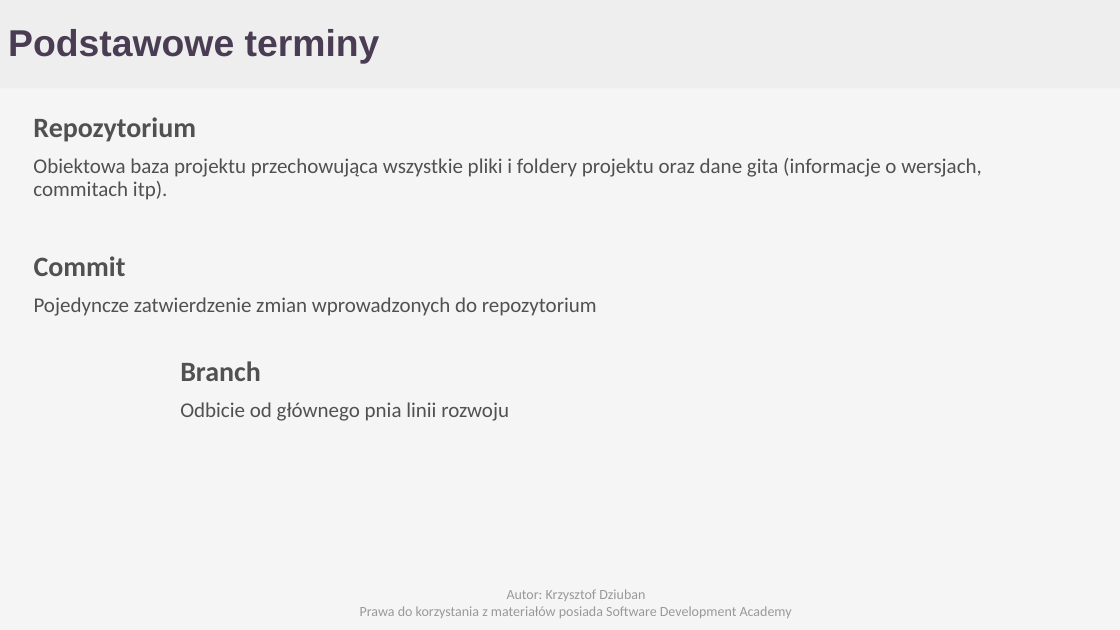
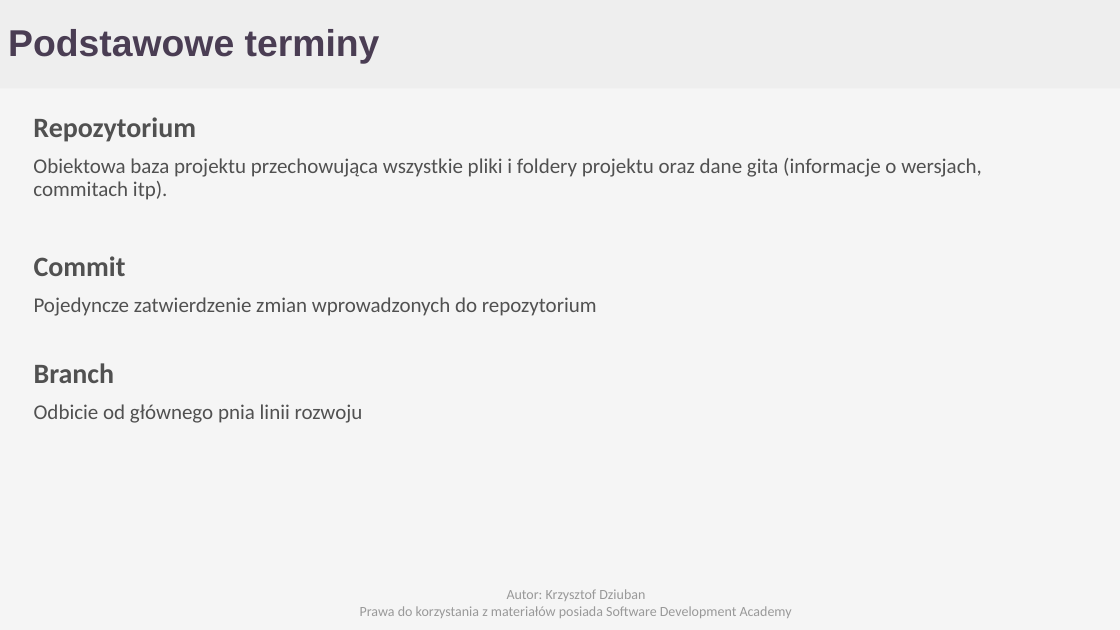
Before and after one commit to Cristopherus/Git_tutorial, a slide deck: slide 4 of GIT.pptx. Drawn at 1120x630 pixels with LibreOffice and Linux fonts; fonts in the diff are those of the drawing; background and template pictures are left out. Boxes give left, top, right and bottom in pixels: in the first picture for what was removed or moved away, otherwise in the second. Text is boxed around its words. In the diff, an @@ line names an element or a change of style, - is before the commit and + after.

```diff
--- a/GIT.pptx
+++ b/GIT.pptx
@@ text "Branch": place and size @@
-text "Branch" at bbox=[180, 361, 509, 421]
+text "Branch" at bbox=[34, 363, 363, 423]
```
Also in this commit, not shown: 4 other slides changed, 6 slides added.
